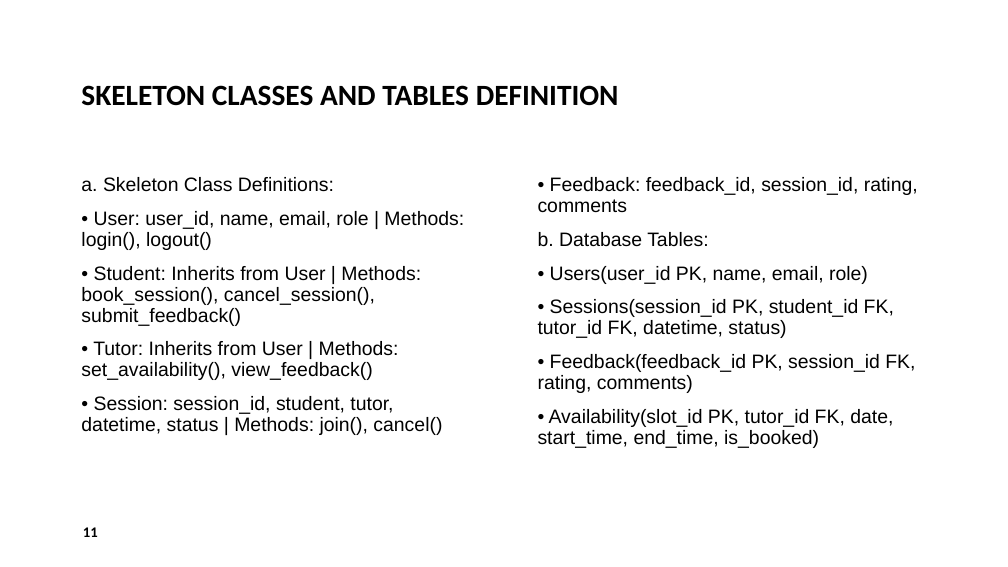
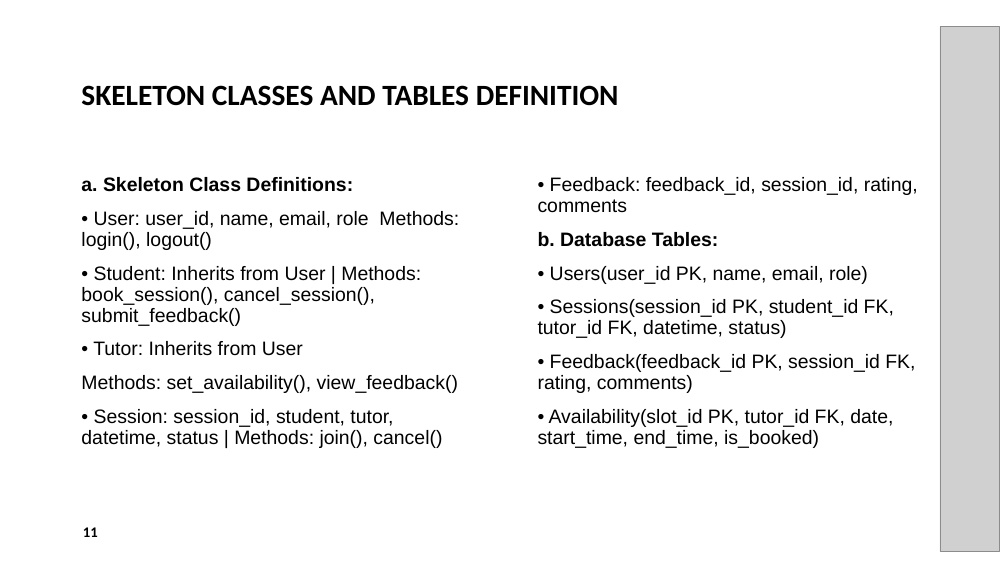
Before and after one commit to tahira4/SWENG-837-Software-System-Design-Final-Project, a slide deck: slide 11 of PowerPoint/Final_Project_Presentation_SWENG_837.pptx. Drawn at 1008x567 pixels with LibreOffice and Linux fonts; fonts in the diff are those of the drawing; grey boxes stand for pictures. Boxes give left, top, right and bottom in pixels: in the first picture for what was removed or moved away, otherwise in the second. Text is boxed around its words. In the diff, an @@ line names an element or a change of style, - is before the commit and + after.

```diff
--- a/PowerPoint/Final_Project_Presentation_SWENG_837.pptx
+++ b/PowerPoint/Final_Project_Presentation_SWENG_837.pptx
@@ picture added at box(940, 26, 1000, 552) @@
@@ text at box(81, 177, 353, 192): bold on in "a. Skeleton Class Definitions:" @@
@@ text at box(81, 211, 459, 250): text changed @@
-• User: user_id, name, email, role | Methods: login(), logout()
+• User: user_id, name, email, role Methods: login(), logout()
@@ text at box(538, 232, 719, 247): bold on in "b. Database Tables:" @@
@@ text at box(81, 341, 458, 393): text changed @@
-• Tutor: Inherits from User | Methods: set_availability(), view_feedback()
+• Tutor: Inherits from User
+Methods: set_availability(), view_feedback()
```
Also in this commit, not shown: 3 other slides changed, 6 slides added, 6 slides removed, 6 other files.
